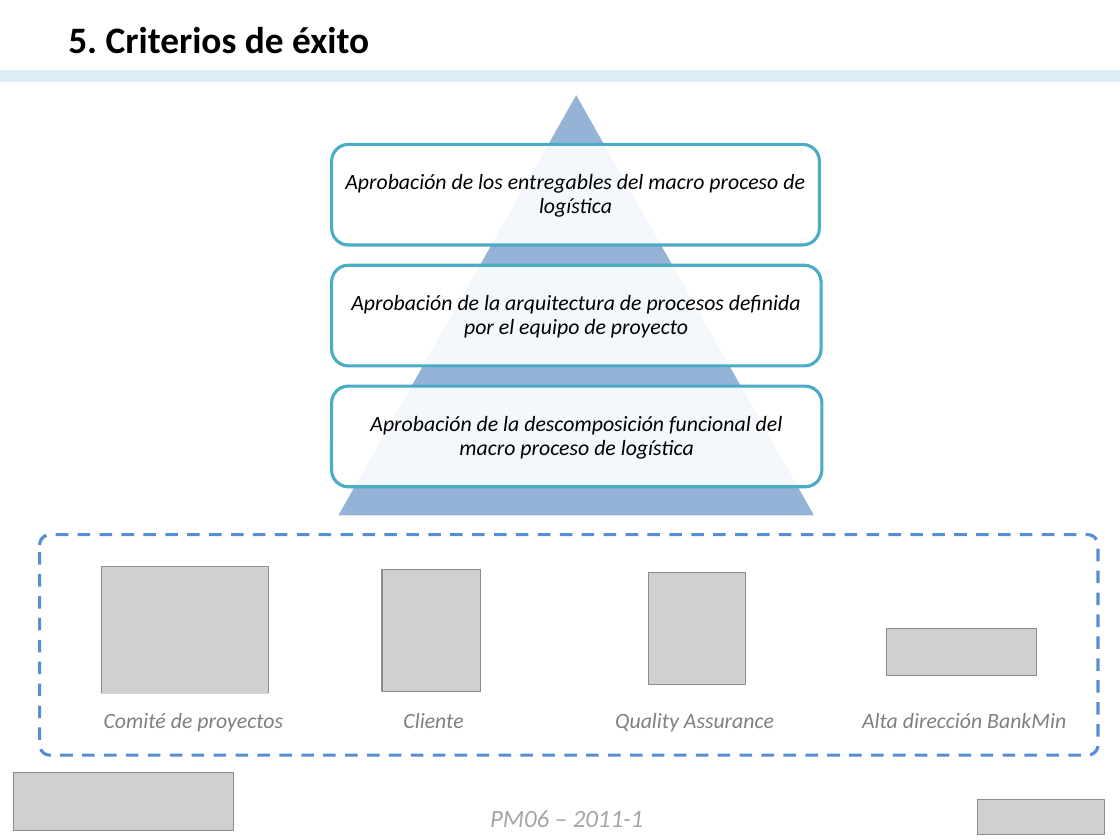
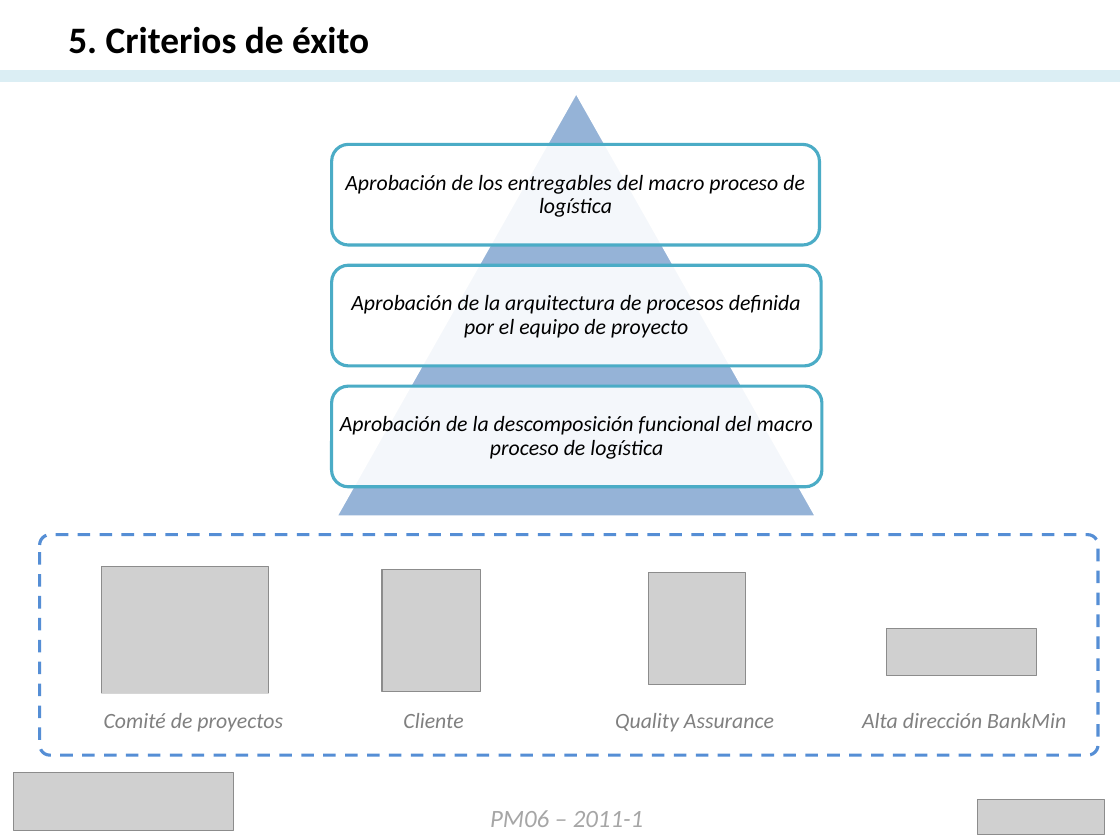
Before and after one commit to alexsistemas1020/logbankmin, a slide deck: slide 8 of MEMORIA PARCIAL/PPT/version_2.0.pptx. Drawn at 1120x840 pixels with LibreOffice and Linux fonts; fonts in the diff are those of the drawing; grey boxes stand for pictures. Boxes give left, top, right and bottom in pixels: in the first picture for what was removed or moved away, otherwise in the second. Text is boxed around its words. In the diff, an @@ line names an element or a change of style, - is before the commit and + after.

```diff
--- a/MEMORIA PARCIAL/PPT/version_2.0.pptx
+++ b/MEMORIA PARCIAL/PPT/version_2.0.pptx
@@ text "Aprobación de la descomposición funcional ..." rewrapped from (370, 416, 783, 459) to (340, 416, 813, 459) @@
```
Also in this commit, not shown: 2 other slides changed.
